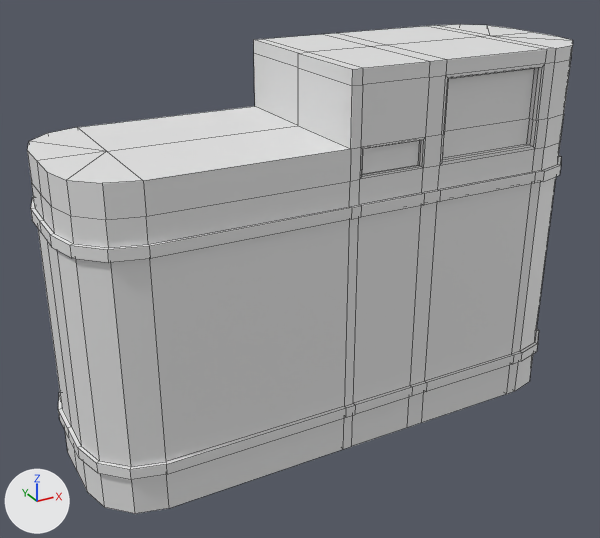
Before and after pictures for a commit that changed the Blender file projeto01/projeto01.blend.
Rendered twice from a 50 mm lens placed at (-0.484, -0.837, 0.417), pointed at (-0.051, -0.051, 0.024). Every picture has the same lights, and +X, +Y and +Z are marked at lower left. The first picture is the older version. Mesh edges are drawn as thin lines.
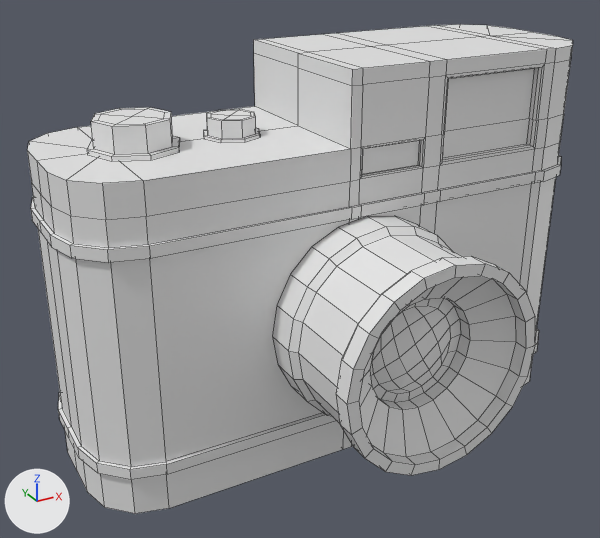
The newer file is also turned or shifted as a whole; pictures and numbers use the older file's frame.

What differs and where, as boxes [x1, y1, x2, y2] in the pictures (600 x 538 px):
```json
{"object": "Lente", "change": "added", "after": [273, 216, 535, 475]}
{"object": "Botão", "change": "added", "after": [87, 107, 180, 161]}
{"object": "Botão Menor", "change": "added", "after": [203, 109, 260, 142]}
```

Scene script edits in JSON lines:
```json
{"op": "add", "block": "me_circle_002", "code": ["me_circle_002 = bpy.data.meshes.new('Circle.002')", "me_circle_002.from_pydata(...)  # 41 vertices, 36 faces; spans x -0.0338..0.0338, y -0.0338..0.0338, z -0.0034..0.0193"]}
{"op": "add", "block": "me_circle_001", "code": ["me_circle_001 = bpy.data.meshes.new('Circle.001')", "me_circle_001.from_pydata(...)  # 41 vertices, 36 faces; spans x -0.0509..0.0509, y -0.0509..0.0509, z -0.0052..0.0291"]}
{"op": "add", "block": "me_circle", "code": ["me_circle = bpy.data.meshes.new('Circle')", "me_circle.from_pydata(...)  # 236 vertices, 225 faces; spans x -0.119..0.119, y -0.119..0.119, z -0.099..0.056"]}
{"op": "add", "block": "ob_botão_menor", "code": ["ob_botão_menor = bpy.data.objects.new('Botão Menor', me_circle_002)", "ob_botão_menor.location = (-0.111, -0.001, 0.184)"]}
{"op": "add", "block": "ob_botão", "code": ["ob_botão = bpy.data.objects.new('Botão', me_circle_001)", "ob_botão.location = (-0.223, -0.001, 0.186)"]}
{"op": "add", "block": "ob_lente", "code": ["ob_lente = bpy.data.objects.new('Lente', me_circle)", "ob_lente.location = (-0.002, -0.213, -0.017)", "ob_lente.rotation_euler = (1.571, 0.0, 0.0)  # degrees (90, 0, 0)"]}
```
